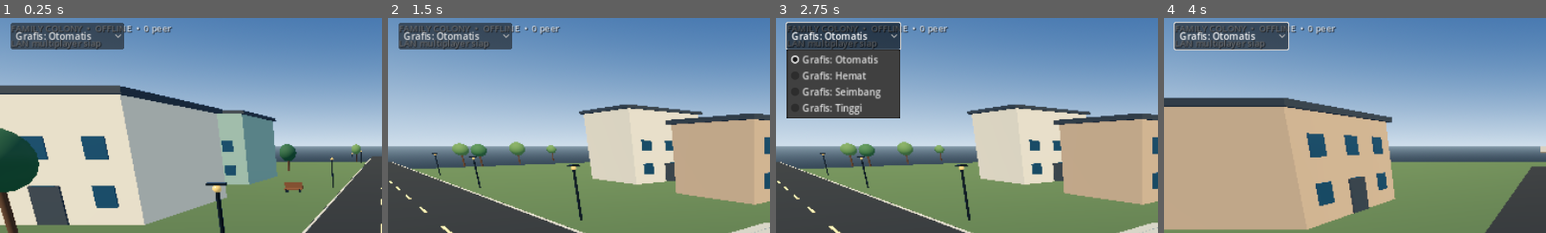
Above: before the commit, frames 1-4 (left to right).
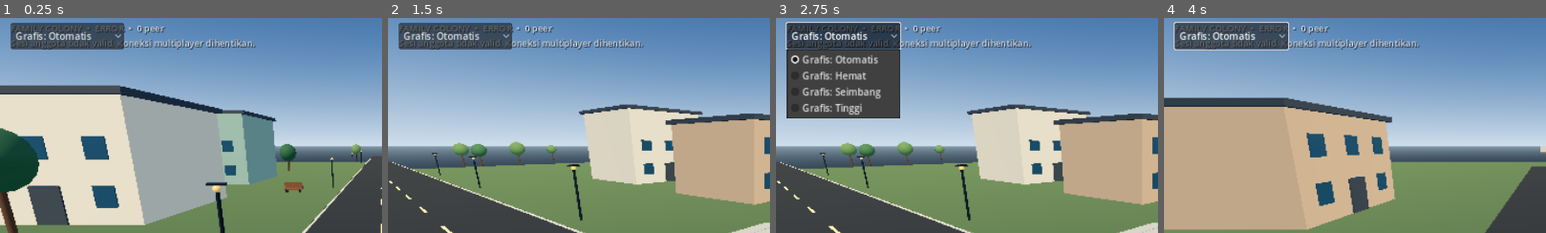
Above: after the commit, the same moments.

Repository: itok1234/FAMILY-COLONY
Game: Godot game, scene res://scenes/world.tscn
Two runs of this game, one before a commit and one after it. Both use one fixed random seed, a clock stepped at 60 frames per second and the inputs below.
Inputs (mouse positions are % of the whole screen's width and height, from its top left):
- Up to frame 1 (0.25 s): no input
- Up to frame 2 (1.5 s): drag from (16, 83) to (60, 28) at 0.52 s; drag from (30, 55) to (45, 70) at 1.27 s
- Up to frame 3 (2.75 s): click "Grafis: Otomatis" at 2 s
- Up to frame 4 (4 s): tap Enter at 2.75 s; move the mouse to (60, 28) at 2.77 s; hold D (move_right) 2.78-3.5 s; hold E (interact) 2.78-3.5 s; drag from (45, 70) to (20, 35) at 3.52 s
The pictures show only the part of the screen within x 0-50%, y 1-51%; the shares and areas given below are measured in that part.

The runs differ from the first frame. In frame 1, 1.5% of the frame differs, in the area x 3-67%, y 3-15%; in frame 2, 1.5%; in frame 3, 1.5%; in frame 4, 1.5%.

Commit message:
Require verified member session for LAN multiplayer

Diff:
--- a/godot_world/scripts/multiplayer_manager.gd
+++ b/godot_world/scripts/multiplayer_manager.gd
@@ -11,6 +11,7 @@
 var connection_detail: String = "Belum terhubung"
 var peer_ids: Array[int] = []
 var _status_label: Label
+var _world_session: Node
 var _remote_players: Dictionary = {}
 var _sync_accumulator: float = 0.0
 const SYNC_INTERVAL: float = 0.05
@@ -23,6 +24,12 @@
 	multiplayer.connected_to_server.connect(_on_connected_to_server)
 	multiplayer.connection_failed.connect(_on_connection_failed)
 	multiplayer.server_disconnected.connect(_on_server_disconnected)
+	_world_session = get_parent().get_node_or_null("WorldSessionClient")
+	if _world_session != null:
+		if _world_session.has_signal("session_rejected"):
+			_world_session.connect("session_rejected", Callable(self, "_on_world_session_rejected"))
+		if _world_session.has_signal("session_cleared"):
+			_world_session.connect("session_cleared", Callable(self, "_on_world_session_cleared"))
 	_create_status_hud()
 	_update_status("offline", "LAN multiplayer siap")
 
@@ -37,6 +44,9 @@
 
 
 func host_game(port: int = -1) -> Error:
+	if not _has_verified_world_session():
+		_update_status("error", "Login anggota aktif diperlukan sebelum membuat koneksi.")
+		return ERR_UNAUTHORIZED
 	var chosen_port := default_port if port <= 0 else port
 	var peer := ENetMultiplayerPeer.new()
 	var result := peer.create_server(chosen_port, max_clients)
@@ -53,6 +63,9 @@
 
 
 func join_game(address: String, port: int = -1) -> Error:
+	if not _has_verified_world_session():
+		_update_status("error", "Login anggota aktif diperlukan sebelum bergabung.")
+		return ERR_UNAUTHORIZED
 	var host_address := address.strip_edges()
 	if host_address.is_empty():
 		_update_status("error", "Alamat host belum diisi")
@@ -77,6 +90,24 @@
 	_update_status("offline", "Koneksi diputus")
 
 
+func _has_verified_world_session() -> bool:
+	return is_instance_valid(_world_session) \
+		and _world_session.has_method("has_verified_session") \
+		and bool(_world_session.call("has_verified_session"))
+
+
+func _on_world_session_rejected(_error_code: String) -> void:
+	if multiplayer.multiplayer_peer != null and not multiplayer.multiplayer_peer is OfflineMultiplayerPeer:
+		leave_game()
+	_update_status("error", "Sesi anggota tidak valid. Koneksi multiplayer dihentikan.")
+
+
+func _on_world_session_cleared() -> void:
+	if multiplayer.multiplayer_peer != null and not multiplayer.multiplayer_peer is OfflineMultiplayerPeer:
+		leave_game()
+	_update_status("offline", "Sesi berakhir; koneksi multiplayer ditutup.")
+
+
 func get_peer_roster() -> Array[int]:
 	return peer_ids.duplicate()
 
